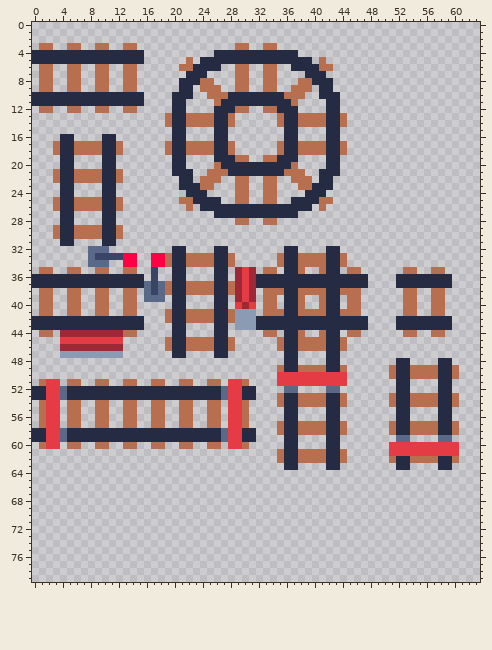
One commit to this sprite sheet: Tilemap/RailAtlas.png. Above: the version before the commit.
The file is 64x80 pixels.
After:
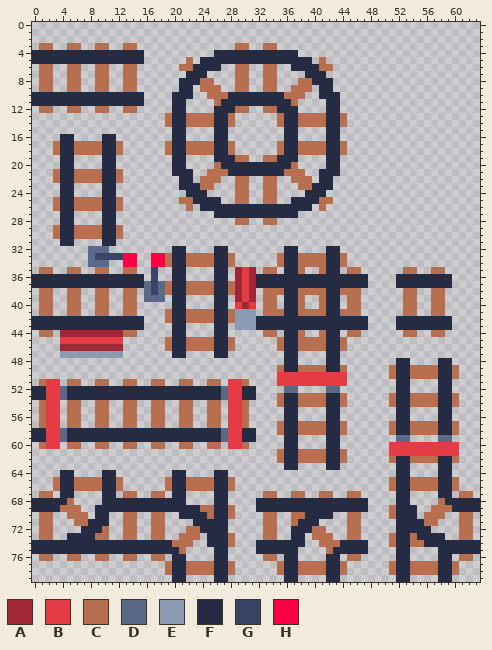
Palette (. is transparent): A #9e2835  B #e43b44  C #b86f50  D #5a6988  E #8b9bb4  F #262b44  G #3a4466  H #ff0044
Edits made:
Changed rows in their new state; - is an unchanged pixel.
first column x 0:
64 ----FF----FF--------FF----FF------------------------FF----FF----
65 ---CFFCCCCFFC------CFFCCCCFFC----------------------CFFCCCCFFC---
66 ---CFFCCCCFFC------CFFCCCCFFC----------------------CFFCCCCFFC---
67 -CC-FF----FF-CC--CC-FF----FF-----CC--CC--CC--CC-----FF----FF-CC-
68 FFFFFC----FFFFFFFFFFFF----FF----FFFFFFFFFFFFFFFF----FF----CFFFFF
69 FFFFCCC--FFFFFFFFFFFFFFFCCFFC---FFFFFFFFFFFFFFFF---CFFF--CCCFFFF
70 -CC--CCC-FF--CC--CC--FFFFCFFC----CC--CCFFFF--CC----CFFF-CCC--CC-
71 -CC---CCFFF--CC--CC----FFFFF-----CC--CFFF----CC-----FFFFCC---CC-
72 -CC----FFFC--CC--CC---CCFFFF-----CC--FFFCC---CC-----FFFFF----CC-
73 -CC--FFFFCC--CC--CC--CCC-FFFC----CC--FF-CCC--CC----CFFCFFFF--CC-
74 FFFFFFFFFFFFFFFFFFFFCCC--FFFC---FFFFFFF--CCCFFFF---CFFCCFFFFFFFF
75 FFFFFFFFFFFFFFFFFFFFFC----FF----FFFFFF----CFFFFF----FF----FFFFFF
76 -CC--CC--CC--CC--CC-FF----FF-----CC-FF----FF-CC-----FF----FF-CC-
77 -------------------CFFCCCCFFC------CFFCCCCFFC------CFFCCCCFFC---
78 -------------------CFFCCCCFFC------CFFCCCCFFC------CFFCCCCFFC---
79 --------------------FF----FF--------FF----FF--------FF----FF----
